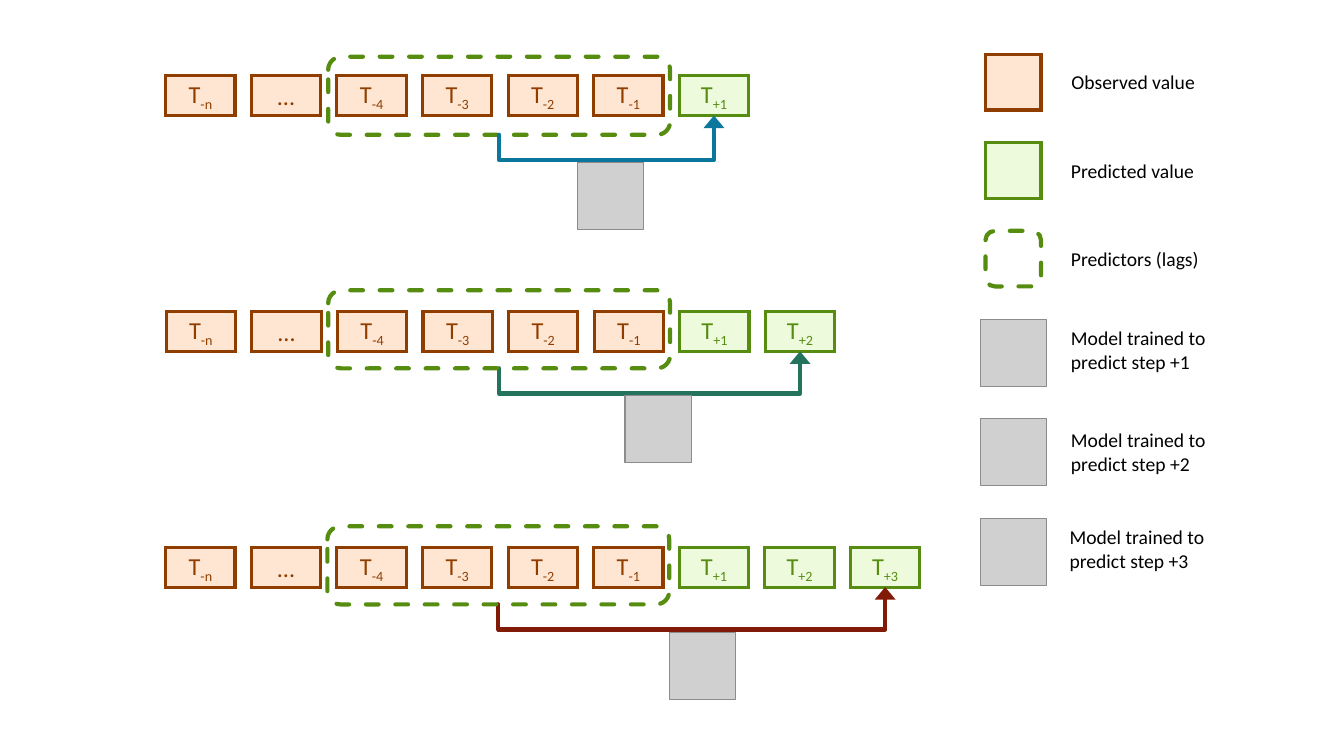
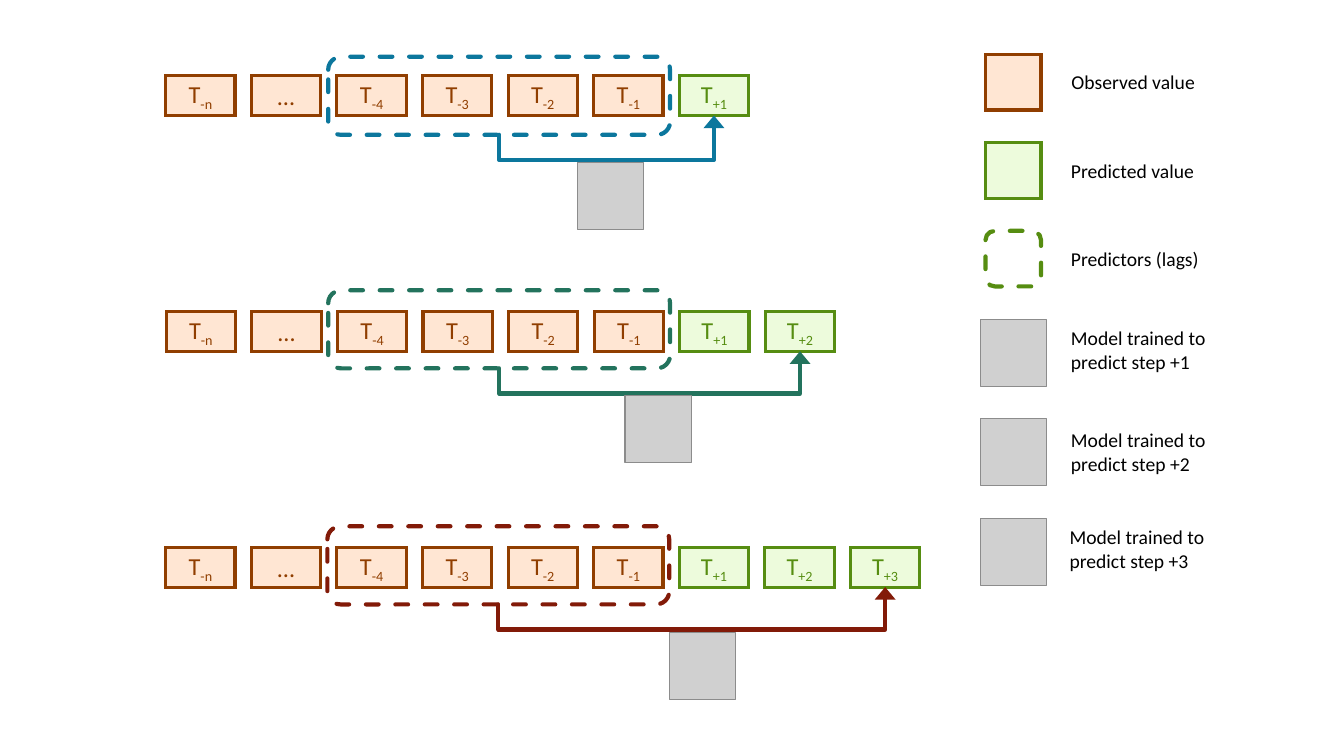
Before and after one commit to AntonioLuisGH/TFG_TST, a slide deck: slide 2 of TFG_Documentation/IMS_and_DMS.pptx. Drawn at 1344x756 pixels with LibreOffice and Linux fonts; fonts in the diff are those of the drawing; grey boxes stand for pictures. Boxes give left, top, right and bottom in pixels: in the first picture for what was removed or moved away, otherwise in the second. Text is boxed around its words. In the diff, an @@ line names an element or a change of style, - is before the commit and + after.

```diff
--- a/TFG_Documentation/IMS_and_DMS.pptx
+++ b/TFG_Documentation/IMS_and_DMS.pptx
@@ rounded rectangle at (x1=329, y1=56, x2=670, y2=135): outline #568D11 3 pt dashed to #0C779D 3 pt dashed @@
@@ rounded rectangle at (x1=329, y1=290, x2=670, y2=369): outline #568D11 3 pt dashed to #23735D 3 pt dashed @@
@@ rounded rectangle at (x1=328, y1=526, x2=669, y2=605): outline #568D11 3 pt dashed to #821A08 3 pt dashed @@
```
Also in this commit, not shown: 15 other files.
